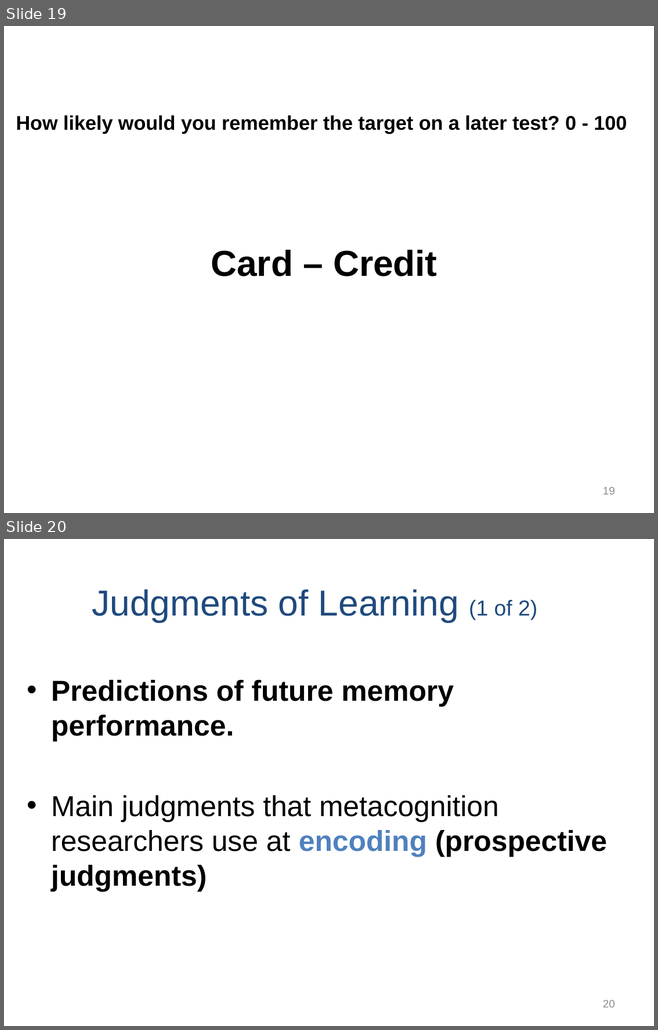
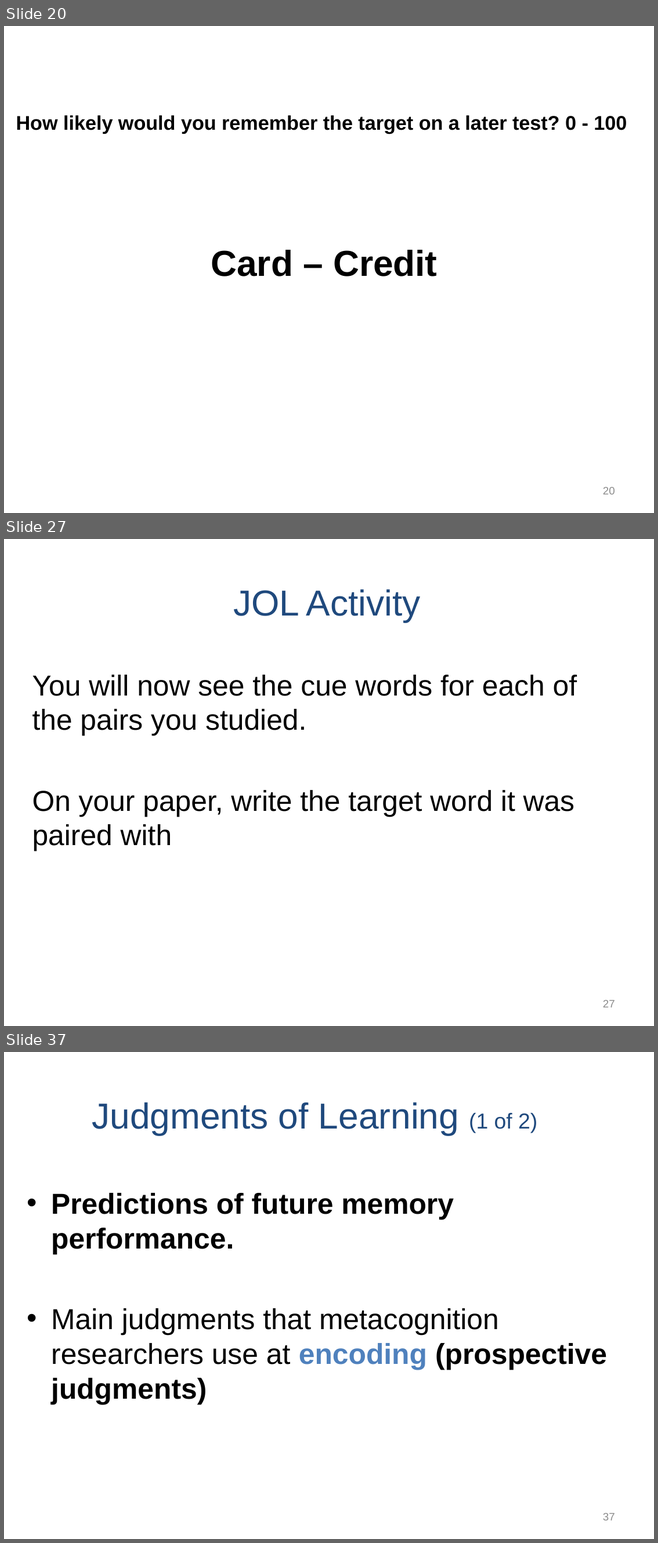
Before and after one commit to npm27/Teaching-Materials, a slide deck: Memory/Slides/Chapter 8.PPTX. Shown one above the other, each under a label of ours: slides 19 and 20 before the commit, slides 20, 27 and 37 after it; the slides between them are not shown. The pictures are 658x1030 and 658x1543 pixels, drawn with LibreOffice and Linux fonts; fonts in the diff are those of the drawing. Boxes give left, top, right and bottom in pixels: in the first picture for what was removed or moved away, otherwise in the second. Text is boxed around its words. In the diff, an @@ line names an element or a change of style, - is before the commit and + after.

```diff
--- a/Memory/Slides/Chapter 8.PPTX
+++ b/Memory/Slides/Chapter 8.PPTX
@@ slide 27 added at (4, 539, 654, 1026), background #FFFFFF @@
@@ title added at (233, 589, 420, 622), 40 pt, text #1F497D @@
+JOL Activity
@@ text added at (32, 675, 576, 852), 32 pt, text #000000 @@
+You will now see the cue words for each of the pairs you studied.
+On your paper, write the target word it was paired with
@@ page number added at (603, 1000, 615, 1008), 12 pt, text #8C8C8C @@
+27
@@ what was slide 19 is now slide 20 @@
@@ page number at (603, 487, 615, 495): text changed @@
-19
+20
@@ what was slide 20 is now slide 37 @@
@@ page number at (603, 1513, 615, 1521): text changed @@
-20
+37
```
Also in this commit, not shown: 1 slide changed, 17 other slides added.
